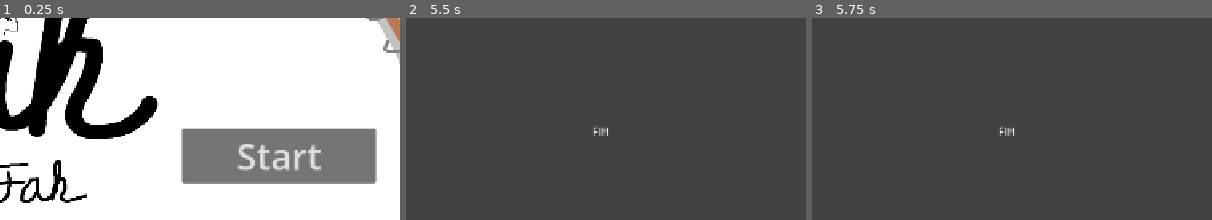
Above: before the commit, frames 1-3 (left to right).
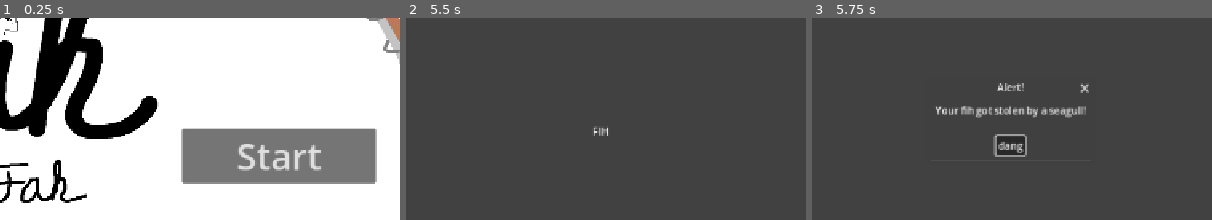
Above: after the commit, the same moments.

Repository: Andtrue/Fih---A-Game-Jam-Project
Game: Godot game, scene res://Scenes/Main Menu.tscn
Two runs of this game, one before a commit and one after it. Both use one fixed random seed, a clock stepped at 60 frames per second and the inputs below.
Inputs:
- Up to frame 1 (0.25 s): no input
- Up to frame 2 (5.5 s): click "Start" at 0.5 s; click "FIH" at 1.25 s; click "FIH" at 2 s; click "FIH" at 2.75 s; tap Enter at 3.5, 5 s; tap Space at 4.25 s
- Up to frame 3 (5.75 s): no input
The pictures show only the part of the screen within x 25-75%, y 22-72%; the shares and areas given below are measured in that part.

Frames 1-2 are identical in both runs. In frame 3, 1.9% of the frame differs, in the area x 31-70%, y 32-69%.

Commit message:
Added script to randomly play events in fishing scene, Added sfx to events

Diff:
--- a/Data/Events/scissors.tscn
+++ b/Data/Events/scissors.tscn
@@ -1,9 +1,16 @@
 [gd_scene format=3 uid="uid://cq7vbhpygo8ex"]
+
+[ext_resource type="AudioStream" uid="uid://dthvlv3sn3lxr" path="res://Assets/SFX/Cat Laughing At You 4.mp3" id="1_vigxb"]
 
 [node name="scissors" type="AcceptDialog" unique_id=1519082122]
 oversampling_override = 1.0
-position = Vector2i(0, 36)
+position = Vector2i(500, 280)
 size = Vector2i(277, 100)
 visible = true
 ok_button_text = "FAHH"
 dialog_text = "The fih cut your line with scissors!"
+
+[node name="AudioStreamPlayer" type="AudioStreamPlayer" parent="." unique_id=1093977203]
+stream = ExtResource("1_vigxb")
+volume_db = -10.947
+autoplay = true
--- a/Data/Events/seagull.tscn
+++ b/Data/Events/seagull.tscn
@@ -1,8 +1,15 @@
 [gd_scene format=3 uid="uid://647qidtc78vk"]
+
+[ext_resource type="AudioStream" uid="uid://vxschmby34dv" path="res://Assets/SFX/Family Guy Seagull.mp3" id="1_hcqyv"]
 
 [node name="Seagull" type="AcceptDialog" unique_id=104330807]
 oversampling_override = 1.0
+position = Vector2i(500, 280)
 size = Vector2i(257, 100)
 visible = true
 ok_button_text = "dang"
 dialog_text = "Your fih got stolen by a seagull!"
+
+[node name="AudioStreamPlayer" type="AudioStreamPlayer" parent="." unique_id=45981557]
+stream = ExtResource("1_hcqyv")
+autoplay = true
--- a/Data/Events/slip.tscn
+++ b/Data/Events/slip.tscn
@@ -1,9 +1,15 @@
 [gd_scene format=3 uid="uid://c2resm5vatngk"]
+
+[ext_resource type="AudioStream" uid="uid://cdkacjhg72b1u" path="res://Assets/SFX/metal pipe falling sound effect 4.mp3" id="1_mevrx"]
 
 [node name="slip" type="AcceptDialog" unique_id=660402363]
 oversampling_override = 1.0
-position = Vector2i(0, 36)
+position = Vector2i(500, 280)
 size = Vector2i(270, 100)
 visible = true
 ok_button_text = "blub blub"
 dialog_text = "You slipped and fell in the water!"
+
+[node name="AudioStreamPlayer" type="AudioStreamPlayer" parent="." unique_id=1275974796]
+stream = ExtResource("1_mevrx")
+autoplay = true
--- a/Scenes/Fishing.tscn
+++ b/Scenes/Fishing.tscn
@@ -1,6 +1,9 @@
 [gd_scene format=3 uid="uid://clhn0beqe0u14"]
 
+[ext_resource type="Script" uid="uid://tt1j4kmmv24x" path="res://Scenes/fishing.gd" id="1_6yv8f"]
+
 [node name="Fishing" type="Node2D" unique_id=1829919186]
+script = ExtResource("1_6yv8f")
 
 [node name="Button" type="Button" parent="." unique_id=1147711506]
 offset_left = -16.0
@@ -9,3 +12,5 @@
 offset_bottom = 663.0
 text = "FIH
 "
+
+[node name="EventTimer" type="Timer" parent="." unique_id=2072281037]
--- /dev/null
+++ b/Scenes/fishing.gd
@@ -0,0 +1,55 @@
+extends Node2D
+
+const EVENT1 := preload("res://Data/Events/scissors.tscn")
+const EVENT2 := preload("res://Data/Events/seagull.tscn")
+const EVENT3 := preload("res://Data/Events/slip.tscn")
+
+const EVENTS: Array[PackedScene] = [
+	EVENT1,
+	EVENT2,
+	EVENT3
+]
+
+@export var event_timer : float = 5
+@export_range(0.0,1.0) var event_chance : float = 1	# chance for an event (currently 100%)
+
+@onready var timer = $EventTimer
+
+var active_event: AcceptDialog
+
+func _ready():
+	timer.wait_time = event_timer
+	#timer.one_shot = true		# use if you want only 1 event to play in the scene
+	timer.timeout.connect(_on_timer_timeout)
+	timer.start()
+
+func roll_event():
+	# don't play another event if one is active
+	if is_instance_valid(active_event):
+		return
+
+	var roll = randf_range(0.0, 1.0)
+	if(roll <= event_chance):
+		play_event()
+	else:
+		timer.start()
+
+func play_event():
+	var selected_event = EVENTS.pick_random()	# pick random event
+	active_event = selected_event.instantiate()	# instantiate scene
+	add_child(active_event)	# add to scene tree
+
+	#delete popup when pressing ok
+	active_event.confirmed.connect(_on_event_finished.bind(active_event))
+
+	active_event.popup_centered()	# show the event
+
+func _on_event_finished(event: AcceptDialog):
+	if is_instance_valid(event):
+		event.queue_free()
+
+	if active_event == event:
+		active_event = null
+
+func _on_timer_timeout():
+	roll_event()
Not shown, added: Assets/SFX/Cat Laughing At You 4.mp3.import
Not shown, added: Assets/SFX/Family Guy Seagull.mp3.import
Not shown, added: Assets/SFX/metal pipe falling sound effect 4.mp3.import
Not shown, added: Scenes/fishing.gd.uid
Not shown, added: Assets/SFX/Cat Laughing At You 4.mp3
Not shown, added: Assets/SFX/Family Guy Seagull.mp3
Not shown, added: Assets/SFX/metal pipe falling sound effect 4.mp3
